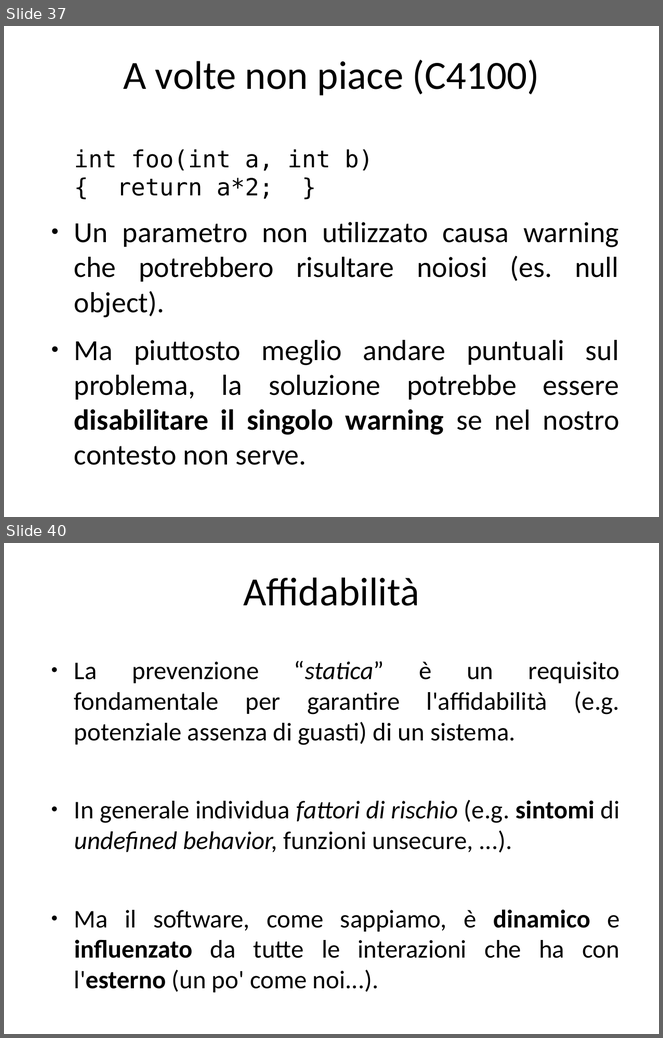
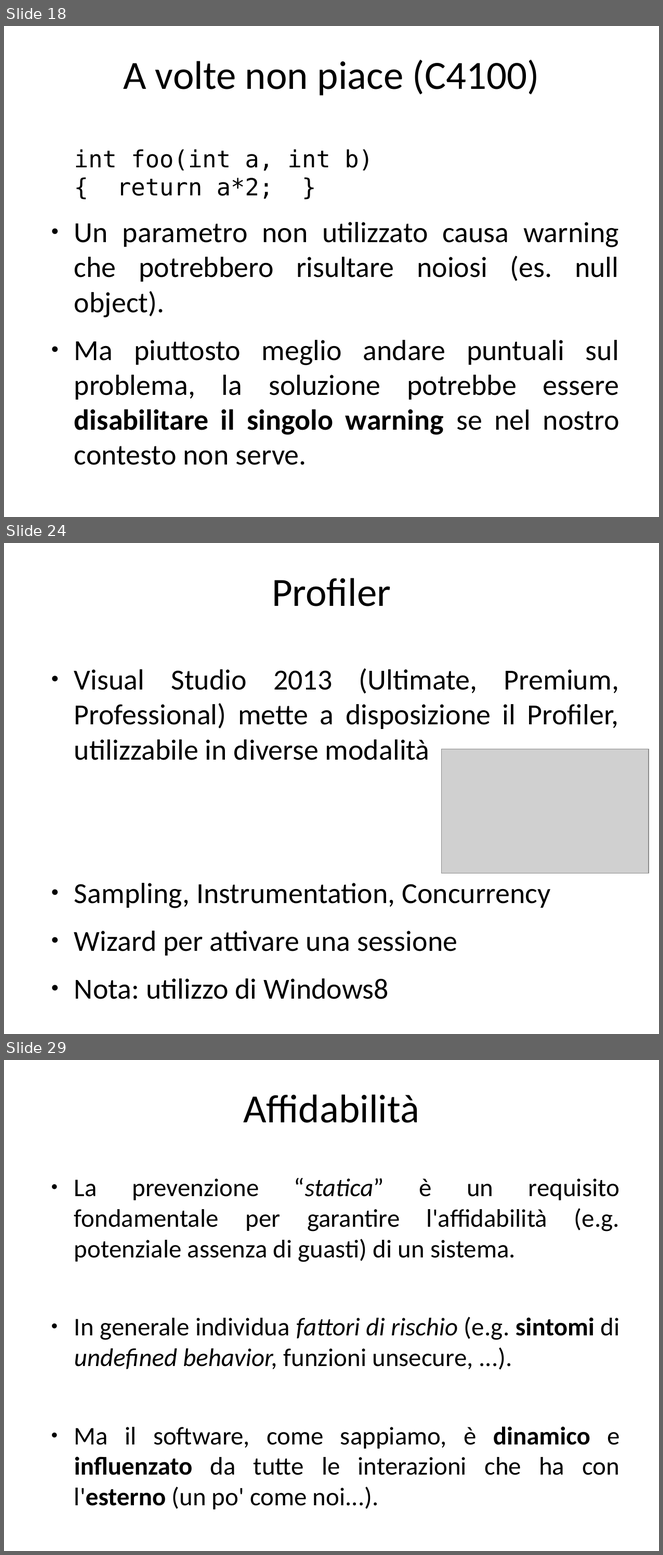
Before and after one commit to guidop/CDays14, a slide deck: CDays14.odp. Shown one above the other, each under a label of ours: slides 37 and 40 before the commit, slides 18, 24 and 29 after it; the slides between them are not shown. The pictures are 663x1038 and 663x1555 pixels, drawn with LibreOffice and Linux fonts; fonts in the diff are those of the drawing; grey boxes stand for pictures. Boxes give left, top, right and bottom in pixels: in the first picture for what was removed or moved away, otherwise in the second. Text is boxed around its words. In the diff, an @@ line names an element or a change of style, - is before the commit and + after.

```diff
--- a/CDays14.odp
+++ b/CDays14.odp
@@ slide 24 added at [4,543,659,1034], background #FFFFFF @@
@@ title added at [272,578,391,606], 44 pt, text #000000 @@
+Profiler
@@ text added at [74,668,619,1000], 32 pt, text #000000 @@
+● Visual Studio 2013 (Ultimate, Premium, Professional) mette a disposizione il Profiler, utilizzabile in diverse modalità
+● Sampling, Instrumentation, Concurrency
+● Wizard per attivare una sessione
+● Nota: utilizzo di Windows8
@@ picture added at [442,749,649,874] @@
@@ what was slide 37 is now slide 18 @@
@@ what was slide 40 is now slide 29 @@
```
Also in this commit, not shown: 5 slides changed, 11 other slides added, 27 slides removed, 10 other files.
